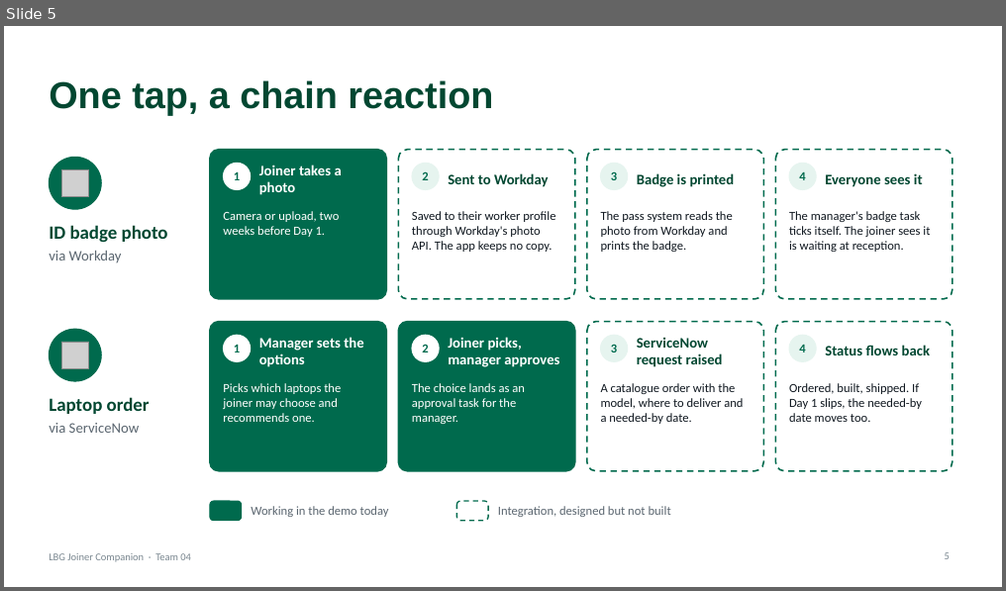
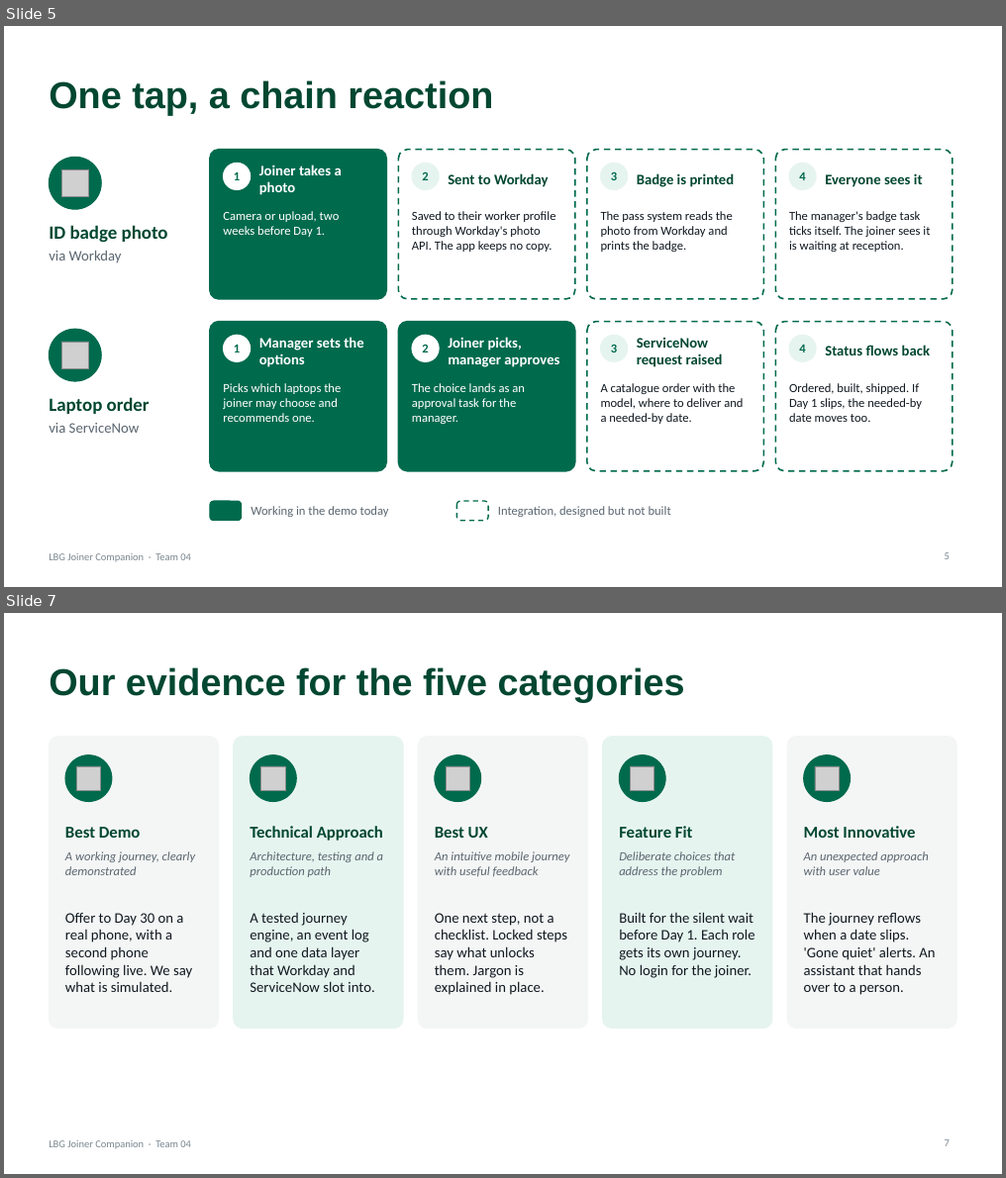
Before and after one commit to KG-droid/GitPushPray, a slide deck: docs/joiner-companion-demo.pptx. Shown one above the other, each under a label of ours: slide 5 before the commit, slides 5 and 7 after it; the slides between them are not shown. The pictures are 1006x591 and 1006x1178 pixels, drawn with LibreOffice and Linux fonts; fonts in the diff are those of the drawing; grey boxes stand for pictures. Boxes give left, top, right and bottom in pixels: in the first picture for what was removed or moved away, otherwise in the second. Text is boxed around its words. In the diff, an @@ line names an element or a change of style, - is before the commit and + after.

```diff
--- a/docs/joiner-companion-demo.pptx
+++ b/docs/joiner-companion-demo.pptx
@@ slide 7 added at [4,613,1002,1174], background #FFFFFF; not listed: 1 template element that a slide beside it also shows @@
@@ title added at [49,667,685,702], 36 pt, text #024731, bold @@
+Our evidence for the five categories
@@ rounded rectangle added at [49,737,219,1029], fill #F4F6F5, outline #F4F6F5 1 pt @@
@@ ellipse added at [65,756,112,802], fill #006A4D, outline #006A4D 1 pt @@
@@ rounded rectangle added at [234,737,404,1029], fill #E6F4EF, outline #E6F4EF 1 pt @@
@@ ellipse added at [251,756,297,802], fill #006A4D, outline #006A4D 1 pt @@
@@ rounded rectangle added at [418,737,588,1029], fill #F4F6F5, outline #F4F6F5 1 pt @@
@@ ellipse added at [435,756,481,802], fill #006A4D, outline #006A4D 1 pt @@
@@ rounded rectangle added at [603,737,773,1029], fill #E6F4EF, outline #E6F4EF 1 pt @@
@@ ellipse added at [620,756,665,802], fill #006A4D, outline #006A4D 1 pt @@
@@ rounded rectangle added at [787,737,957,1029], fill #F4F6F5, outline #F4F6F5 1 pt @@
@@ ellipse added at [804,756,849,802], fill #006A4D, outline #006A4D 1 pt @@
@@ picture added at [76,766,101,790] @@
@@ picture added at [260,766,285,790] @@
@@ picture added at [446,766,469,790] @@
@@ picture added at [631,766,654,790] @@
@@ picture added at [815,766,839,790] @@
@@ text added at [65,827,141,838], 16 pt, text #024731, bold @@
+Best Demo
@@ text added at [250,826,383,841], 16 pt, text #024731, bold @@
+Technical Approach
@@ text added at [435,827,488,838], 16 pt, text #024731, bold @@
+Best UX
@@ text added at [619,826,693,838], 16 pt, text #024731, bold @@
+Feature Fit
@@ text added at [804,826,915,838], 16 pt, text #024731, bold @@
+Most Innovative
@@ text added at [65,852,195,875], 12 pt, text #5B6670, italic @@
+A working journey, clearly demonstrated
@@ text added at [250,852,383,877], 12 pt, text #5B6670, italic @@
+Architecture, testing and a production path
@@ text added at [435,852,569,877], 12 pt, text #5B6670, italic @@
+An intuitive mobile journey with useful feedback
@@ text added at [619,852,735,877], 12 pt, text #5B6670, italic @@
+Deliberate choices that address the problem
@@ text added at [804,852,928,875], 12 pt, text #5B6670, italic @@
+An unexpected approach with user value
@@ text added at [65,913,192,992], 14 pt, text #101820 @@
+Offer to Day 30 on a real phone, with a second phone following live. We say what is simulated.
@@ text added at [250,913,374,992], 14 pt, text #101820 @@
+A tested journey engine, an event log and one data layer that Workday and ServiceNow slot into.
@@ text added at [435,913,567,995], 14 pt, text #101820 @@
+One next step, not a checklist. Locked steps say what unlocks them. Jargon is explained in place.
@@ text added at [619,912,754,978], 14 pt, text #101820 @@
+Built for the silent wait before Day 1. Each role gets its own journey. No login for the joiner.
@@ text added at [804,912,935,995], 14 pt, text #101820 @@
+The journey reflows when a date slips. 'Gone quiet' alerts. An assistant that hands over to a person.
@@ page number added at [944,1140,949,1147], 10 pt, text #7A8790 @@
+7
```
Also in this commit, not shown: 2 slides changed.
